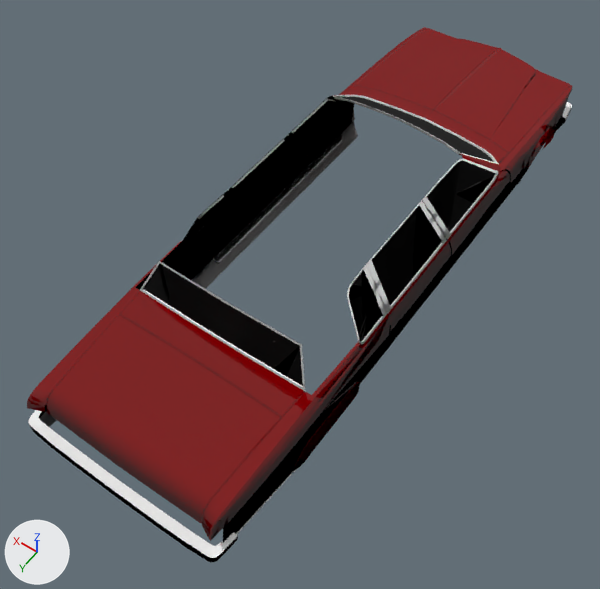
Renders of the FBX model Prototype/Assets/Game/V1/Art/Meshes/Vehicles/whiskey_statesman.fbx from each side of a commit.
Rendered twice from a 50 mm camera at (-0.285, 0.477, 0.673) aimed at (0.001, 0.076, 0.043). The lights are fixed; the arrows at lower left show +X, +Y and +Z. Where no turn or scale is listed for an object, it has been applied to the vertices. Vertices at the same position are counted once.

Objects in the first picture: 'Body_paintable', 'Chrome', 'FrontDoors_paintable', 'FrontFenders_paintable', 'Hood_paintable', 'RearDoors_paintable', 'RearFenders_paintable', 'Trunk_paintable', 'Windows'.
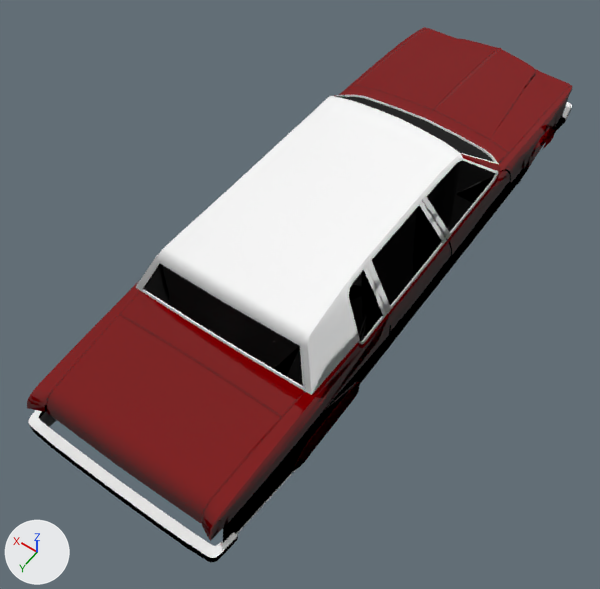
Where the change shows, as pixel boxes [x1, y1, x2, y2] in the pictures (600 x 589 px):
part 1 of me_mesh, added: after [136, 96, 463, 395]

Diff of the bpy script that builds the scene:
```diff
--- a/Prototype/Assets/Game/V1/Art/Meshes/Vehicles/whiskey_statesman.fbx.py
+++ b/Prototype/Assets/Game/V1/Art/Meshes/Vehicles/whiskey_statesman.fbx.py
@@ mat_unpaintable @@
+mat_unpaintable = principled_material('Unpaintable')
+mat_unpaintable.base_color = (1.0, 1.0, 1.0)  # white #ffffff
+mat_unpaintable.roughness = 0.0
@@ me_mesh @@
 # used by ob_chrome; location = (0.0, 0.0, 0.0)
-me_mesh.from_pydata(...)  # 703 vertices, 542 faces; spans x -0.104..0.104, y -0.333..0.333, z 0.025..0.151
+me_mesh.from_pydata(...)  # 814 vertices, 672 faces; spans x -0.104..0.104, y -0.333..0.333, z 0.025..0.157
+# me_mesh part 1
+# 95 vertices are added at x -0.094..0.094, y -0.08..0.194, z 0.106..0.157
+# 11 new vertices lie (0.0, 0.045, 0.0) away from vertices in x -0.073..0.073, y -0.004..0.041, z 0.15..0.157
+# 5 new vertices lie (0.0, 0.045, -0.001) away from vertices in x -0.071..0.071, y 0.041, z 0.153..0.157
+# 130 new faces join them, mat_unpaintable (white #ffffff)
 me_mesh.materials.append(mat_chrome)
+me_mesh.materials.append(mat_unpaintable)  # white #ffffff
```
